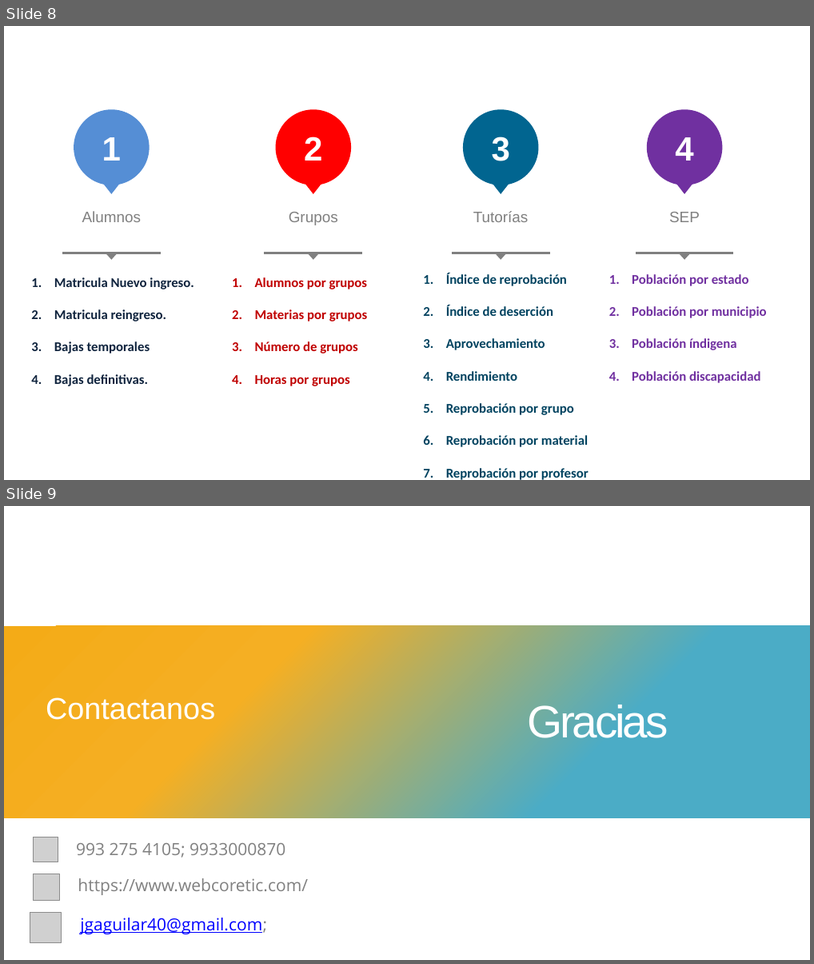
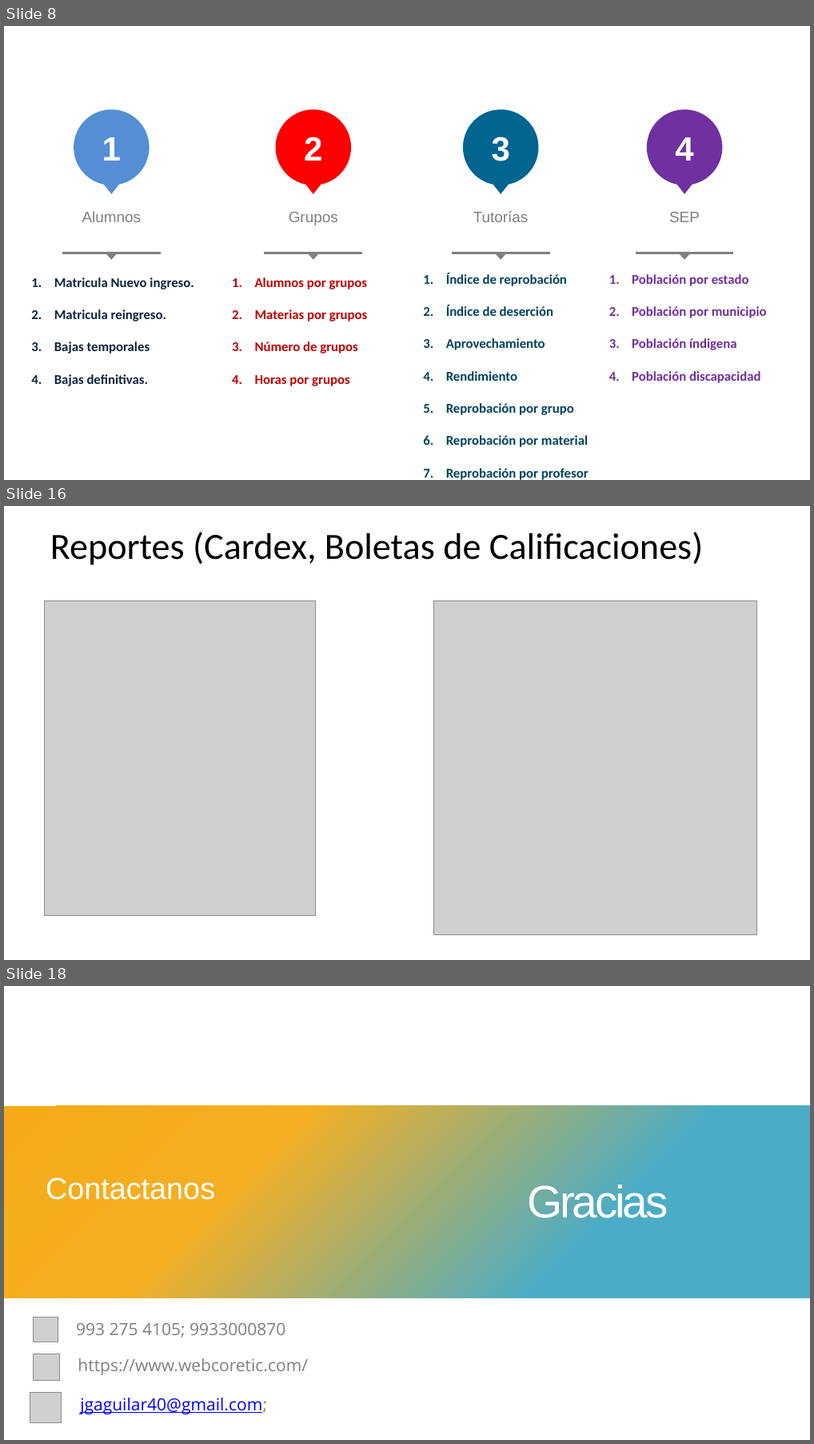
Before and after one commit to joselupe2002/siae, a slide deck: Manual/Presentación.pptx. Shown one above the other, each under a label of ours: slides 8 and 9 before the commit, slides 8, 16 and 18 after it; the slides between them are not shown. The pictures are 814x964 and 814x1444 pixels, drawn with LibreOffice and Linux fonts; fonts in the diff are those of the drawing; grey boxes stand for pictures. Boxes give left, top, right and bottom in pixels: in the first picture for what was removed or moved away, otherwise in the second. Text is boxed around its words. In the diff, an @@ line names an element or a change of style, - is before the commit and + after.

```diff
--- a/Manual/Presentación.pptx
+++ b/Manual/Presentación.pptx
@@ slide 16 added at [4,506,810,960], background #FFFFFF @@
@@ text added at [50,532,703,565], 44 pt, text #000000 @@
+Reportes (Cardex, Boletas de Calificaciones)
@@ picture added at [45,601,315,916] @@
@@ picture added at [434,601,757,935] @@
@@ what was slide 9 is now slide 18 @@
```
Also in this commit, not shown: 8 other slides added, 5 other files.
